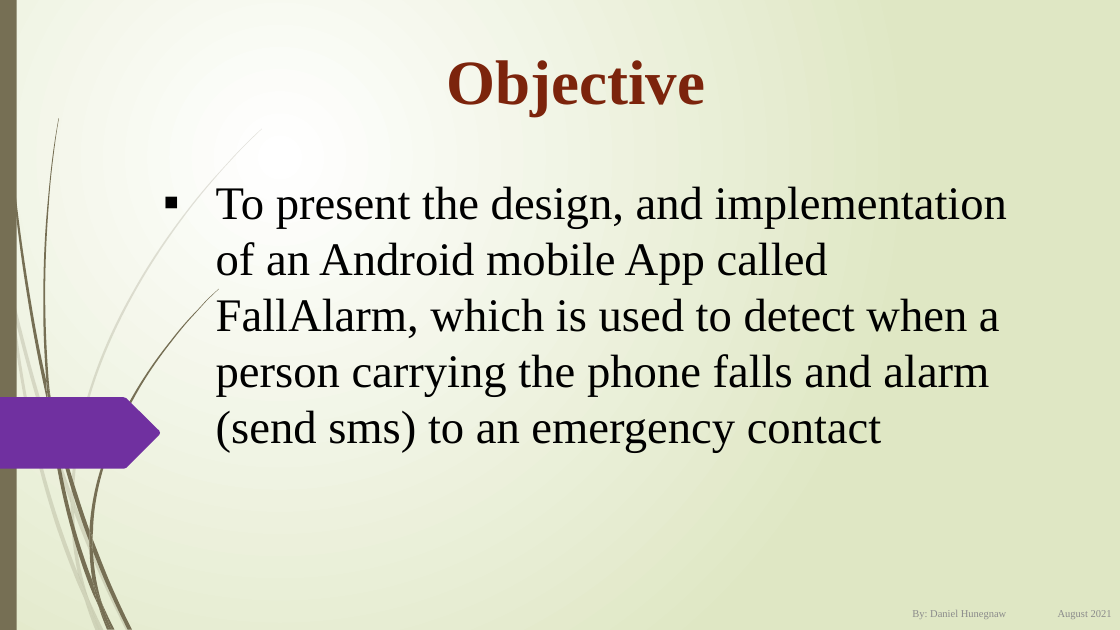
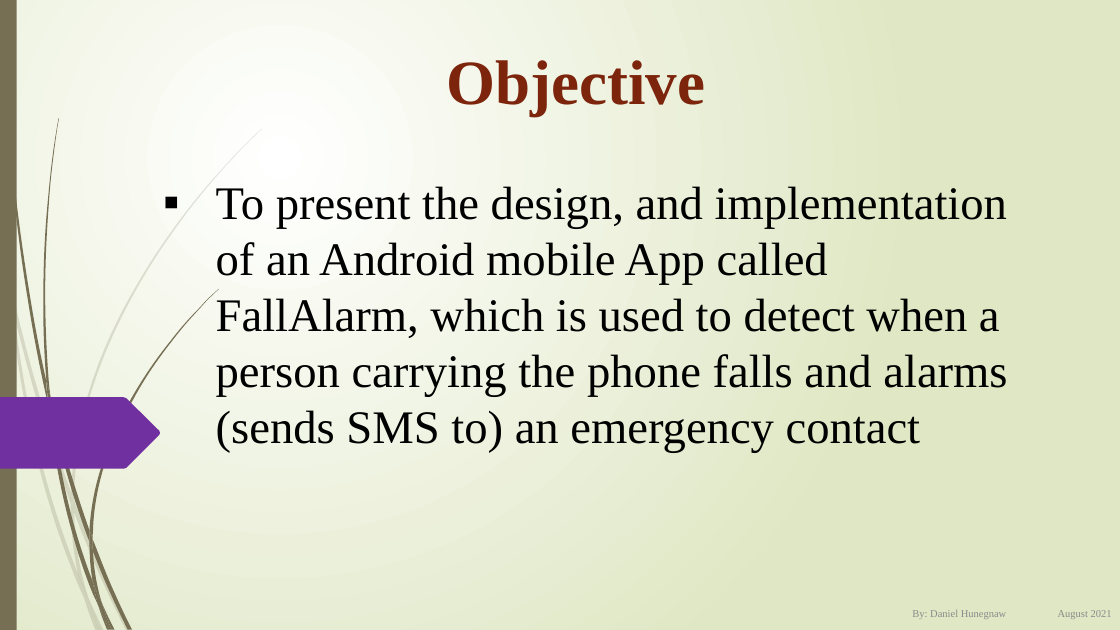
Before and after one commit to danielhunex/-523-Assignments, a slide deck: slide 2 of Project/Presentation.pptx (slide 3 before the commit). Drawn at 1120x630 pixels with LibreOffice and Linux fonts; fonts in the diff are those of the drawing. Boxes give left, top, right and bottom in pixels: in the first picture for what was removed or moved away, otherwise in the second. Text is boxed around its words. In the diff, an @@ line names an element or a change of style, - is before the commit and + after.

Commit message:
Updating presentation

```diff
--- a/Project/Presentation.pptx
+++ b/Project/Presentation.pptx
@@ text at bbox=[216, 186, 1007, 453]: text changed @@
-▪ To present the design, and implementation of an Android mobile App called FallAlarm, which is used to detect when a person carrying the phone falls and alarm (send sms) to an emergency contact
+▪ To present the design, and implementation of an Android mobile App called FallAlarm, which is used to detect when a person carrying the phone falls and alarms (sends SMS to) an emergency contact
```
Also in this commit, not shown: 1 other file.
